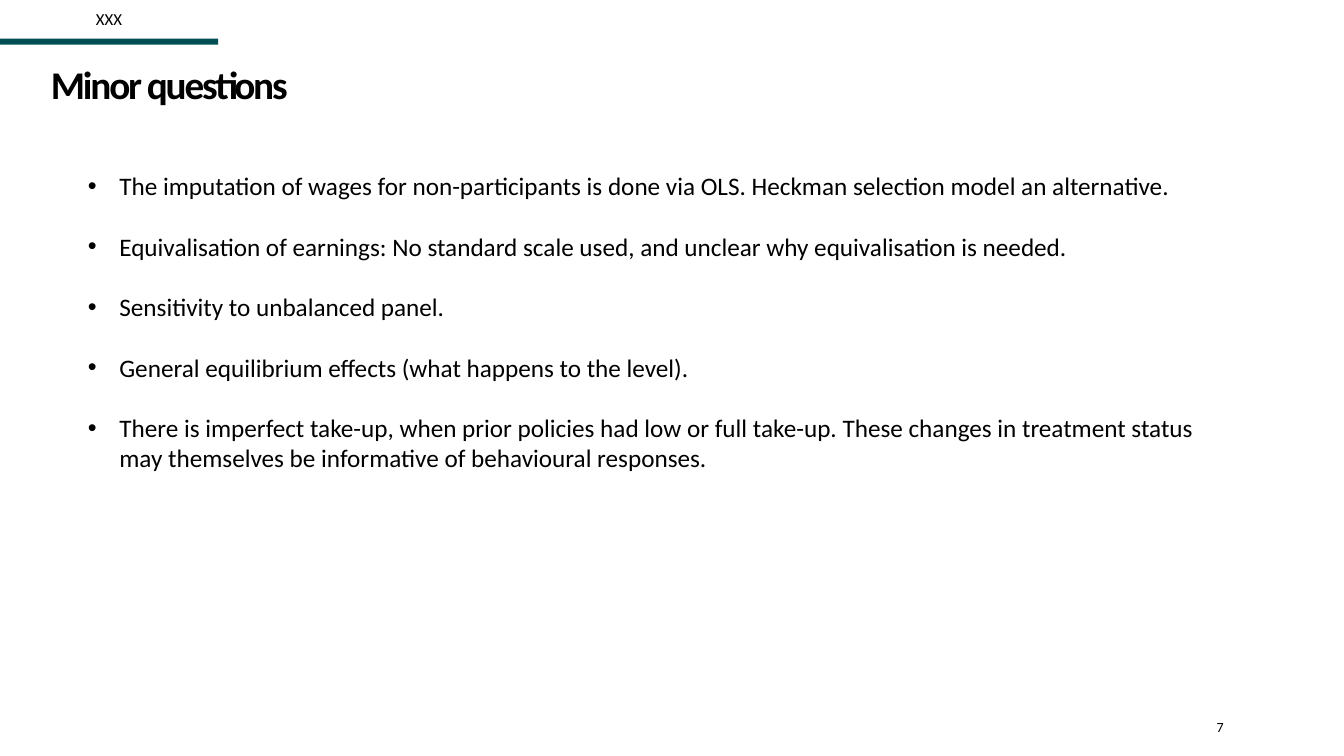
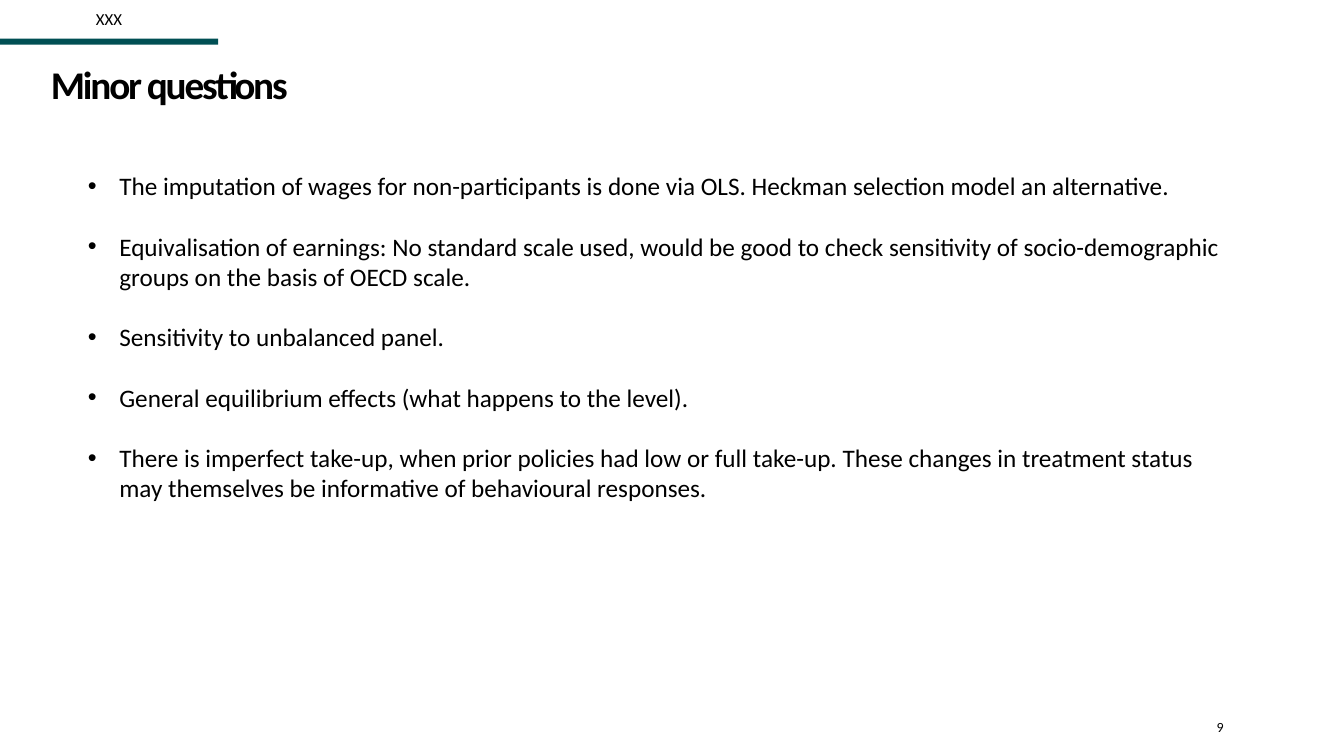
Before and after one commit to Zjub/TVHENZ, a slide deck: slide 9 of e61 Projects/Presentations/Discusant Wage Subsides TTPI Aug 2025.pptx (slide 7 before the commit). Drawn at 1344x756 pixels with LibreOffice and Linux fonts; fonts in the diff are those of the drawing; background and template pictures are left out. Boxes give left, top, right and bottom in pixels: in the first picture for what was removed or moved away, otherwise in the second. Text is boxed around its words. In the diff, an @@ line names an element or a change of style, - is before the commit and + after.

```diff
--- a/e61 Projects/Presentations/Discusant Wage Subsides TTPI Aug 2025.pptx
+++ b/e61 Projects/Presentations/Discusant Wage Subsides TTPI Aug 2025.pptx
@@ text at (x1=119, y1=238, x2=1219, y2=291): text changed @@
-• Equivalisation of earnings: No standard scale used, and unclear why equivalisation is needed.
+• Equivalisation of earnings: No standard scale used, would be good to check sensitivity of socio-demographic groups on the basis of OECD scale.
@@ page number at (x1=1217, y1=723, x2=1224, y2=732): text changed @@
-7
+9
```
Also in this commit, not shown: 4 other slides changed, 2 slides added, 1 other file.
